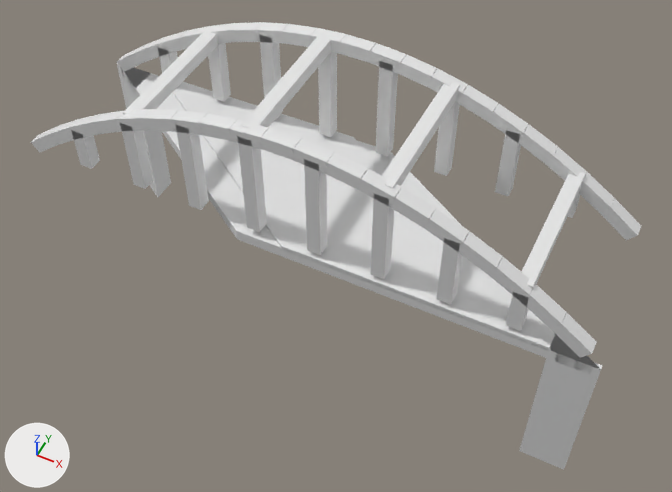
Before and after pictures for a commit that changed the glTF model models/groningen/groningen-brug-116cd576/groningen-brug-116cd576.glb.
Before and after are seen from a camera (50 mm lens) standing at (20.0, -38.1, 44.0) and looking at (1.6, -1.4, -1.8). The lights are fixed; the arrows at lower left show +X, +Y and +Z. The first picture is the older version.

The first picture shows 'building:boog', 'building:boog 2', 'building:windverband', 'road:dek', 'road:landhoofd (aangenomen)', 'road:landhoofd (aangenomen) 2', 'road:rijbaan lokale weg'.
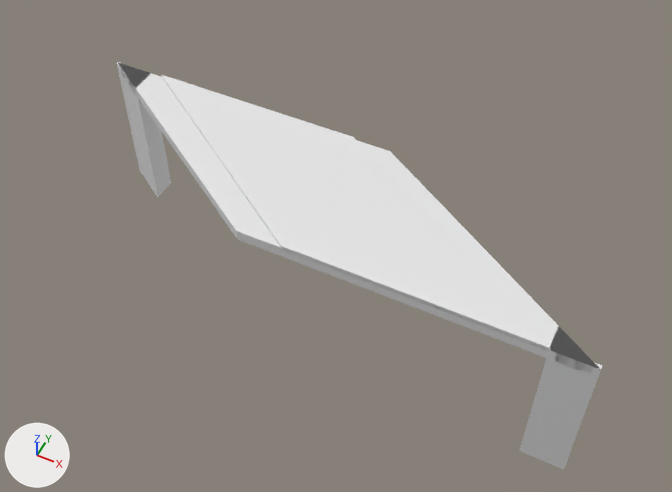
What the commit changed:
Object 'building:boog' (ob_building_boog) is deleted.
Object 'building:boog 2' (ob_building_boog_2) is deleted.
Object 'building:windverband' (ob_building_windverband) is deleted.

Where the change shows, as pixel boxes (x1, y1, x2, y2) in the pictures (672 x 492 px):
'building:boog 2', deleted
    before: (31, 109, 597, 358)
'building:boog', deleted
    before: (117, 22, 641, 240)
'building:windverband', deleted
    before: (123, 27, 585, 289)
